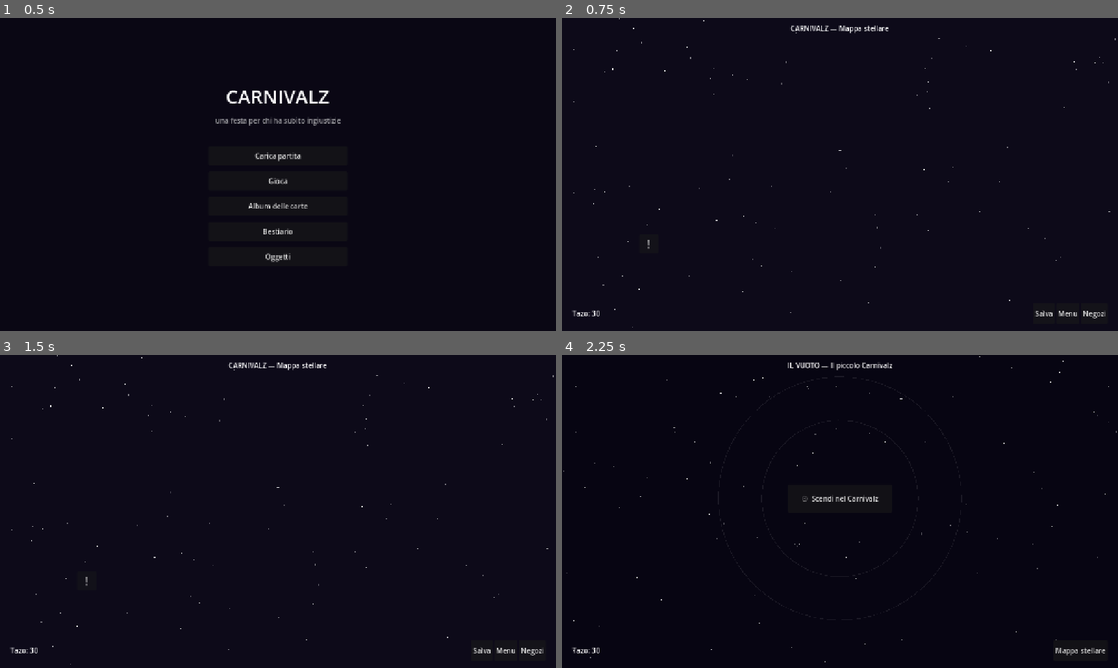
Above: before the commit, frames 1-4 (two rows, left to right).
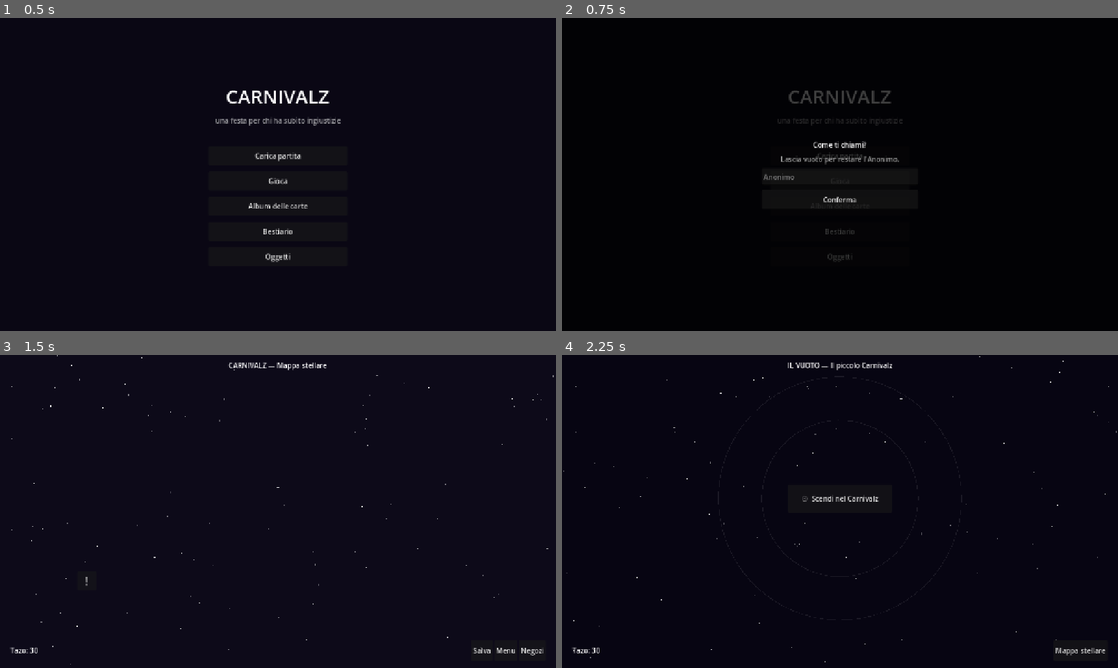
Above: after the commit, the same moments.

Repository: Rio-Chico-Devs/Carnivalz
Game: Godot game, scene res://scenes/Menu.tscn
Same seed, same stepped clock (60 frames per second), same inputs: the game is played once before the commit and once after it.
Inputs (mouse positions are in pixels of both pictures, inside the frame that each line leads up to):
- Up to frame 1 (0.5 s): no input
- Up to frame 2 (0.75 s): click "Gioca" at 0.5 s
- Up to frame 3 (1.5 s): click (278, 536) at 1.25 s, where only the run after the commit has a clickable "Conferma"
- Up to frame 4 (2.25 s): click "!" at 2 s

Frame 1 is identical in both runs. In frame 2, 1.4% of the frame differs, in the area x 1-100%, y 0-99%; in frame 3, less than 0.1%; in frame 4, less than 0.1%.

Commit message:
Nome scelto dal giocatore per il protagonista; riscrive il boss di Jerah
Il nodo "boss" ora apre con un monologo sul bisogno di approvazione e sullo
spettacolo negato, prima che Jerah si riveli davvero: "Sento che non sei
come gli altri... sei venuto ad ammirare la mia Jerah?!" seguito da
"Benvenuto, {nome}. Ammira Jerah! AMAMI!" — la battuta cita il nome del
protagonista scelto dal giocatore, non piu' sempre "Anonimo".

Per questo: nuova possibilita', al via di una nuova partita nel menu
principale, di scegliere un nome per il protagonista (schermata con
LineEdit, vuoto = resta "Anonimo"). Il nome si applica direttamente ai
dati in memoria (classi/personaggi dell'id protagonista) cosi' che ogni
punto che gia' legge quel nome lo veda senza casi speciali, e va nel
salvataggio. Main.gd risolve il segnaposto "{nome}" in qualunque messaggio
di sequenza (narrazione o dialogo), distinto dal "%s" gia' usato da
dialoghi.json per i nomi dei compagni.

Co-Authored-By: Claude Sonnet 5 <noreply@anthropic.com>
Claude-Session: https://claude.ai/code/session_01AE7uzpDH1Lo1PHb29aXJxZ

Diff:
--- a/data/events.json
+++ b/data/events.json
@@ -184,8 +184,9 @@
 		},
 		"boss": {
 			"sequenza": [
-				{ "tipo": "narrazione", "testo": "Al centro del ruedo, sotto una scritta di fuoco che sanguina luce — EL ÚLTIMO ESPECTÁCULO DE JERAH — la fonte ti aspetta, la muleta di ferro nero in pugno." },
-				{ "tipo": "dialogo", "chi": "jerah", "testo": "Benvenuto, Anonimo. Ti aspettavamo." },
+				{ "tipo": "narrazione", "testo": "Cosa spinge l'uomo a dare di più? Perché cerchiamo sempre l'approvazione di chi ci circonda? Forse tutta la vita è uno spettacolo... ma cosa succede se il protagonista viene privato del suo lieto fine? Le risate dei bambini si trasformano in delusione, gli sguardi vengono rivolti altrove... E tutto si perde sotto il sipario... Ma a volte... C'è tempo per un ultimo spettacolo, uno spettacolo... mai visto prima." },
+				{ "tipo": "dialogo", "chi": "jerah", "testo": "Sento... che non sei come gli altri... sei venuto... ad ammirare la mia Jerah?!" },
+				{ "tipo": "dialogo", "chi": "jerah", "testo": "Benvenuto, {nome}. Ammira Jerah! AMAMI!" },
 				{ "tipo": "narrazione", "testo": "Il deserto trattiene il fiato." }
 			],
 			"centro": "jerah",
--- a/scripts/GameState.gd
+++ b/scripts/GameState.gd
@@ -36,6 +36,8 @@
 var stati: Dictionary = {}                # id stato -> definizione generica (tipo, contagiosa, ...)
 var musica_ambiente: String = ""     # traccia della scena eventi corrente (frattura/campagna)
 var id_protagonista: String = ""
+var nome_protagonista: String = ""     # vuoto = usa il nome di default ("Anonimo")
+var nome_anonimo_default: String = ""  # catturato da classes.json al primo caricamento
 
 var classi_sbloccate: Array[String] = []  # roster: persiste tra le campagne
 var party: Array[String] = []             # scelto a inizio campagna
@@ -109,6 +111,19 @@
 	classi.clear()
 	for classe in dati.get("classi", []):
 		classi[classe["id"]] = classe
+	nome_anonimo_default = String(classi.get(id_protagonista, {}).get("nome", ""))
+
+func imposta_nome_protagonista(nome: String) -> void:
+	# il giocatore puo' scegliere un nome per il protagonista (altrimenti
+	# resta "Anonimo"); si applica direttamente ai dati in memoria cosi' che
+	# ogni punto che legge il nome (box dialoghi, ritratti, party) lo veda
+	# senza bisogno di un caso speciale
+	nome_protagonista = nome.strip_edges()
+	var nome_finale := nome_protagonista if nome_protagonista != "" else nome_anonimo_default
+	if classi.has(id_protagonista):
+		classi[id_protagonista]["nome"] = nome_finale
+	if personaggi.has(id_protagonista):
+		personaggi[id_protagonista]["nome"] = nome_finale
 
 func carica_personaggi() -> void:
 	personaggi.clear()
@@ -171,6 +186,7 @@
 	return dati if dati is Dictionary else {}
 
 func nuova_partita() -> void:
+	imposta_nome_protagonista("")  # si riparte da "Anonimo": si rinomina di nuovo, se si vuole
 	classi_sbloccate.clear()
 	party.clear()
 	livelli.clear()
@@ -459,6 +475,7 @@
 		"studiati": studiati,
 		"negozi_sbloccati": negozi_sbloccati,
 		"flags": flags,
+		"nome_protagonista": nome_protagonista,
 	}
 	var f := FileAccess.open(percorso, FileAccess.WRITE)
 	if f == null:
@@ -491,6 +508,7 @@
 	studiati = _lista_str(d.get("studiati", []))
 	negozi_sbloccati = _lista_str(d.get("negozi_sbloccati", []))
 	flags = _lista_str(d.get("flags", []))
+	imposta_nome_protagonista(String(d.get("nome_protagonista", "")))
 	# si riparte da uno stato "overworld" pulito: fuori da campagne e squarci
 	party.clear()
 	if id_protagonista != "":
--- a/scripts/Main.gd
+++ b/scripts/Main.gd
@@ -124,15 +124,24 @@
 			nome_parlante.visible = true
 			var chi := String(msg.get("chi", GameState.id_protagonista))
 			aggiorna_nome_parlante(chi)
-			narratore.text = String(msg.get("testo", ""))
+			narratore.text = sostituisci_nome(String(msg.get("testo", "")))
 			if msg.has("espr"):
 				aggiorna_espressione_centro(chi, String(msg["espr"]))
 		"notifica":
 			nome_parlante.visible = false
-			narratore.text = "[center][b]%s[/b][/center]" % String(msg.get("testo", ""))
+			narratore.text = "[center][b]%s[/b][/center]" % sostituisci_nome(String(msg.get("testo", "")))
 		_:
 			nome_parlante.visible = false
-			narratore.text = "[i]%s[/i]" % String(msg.get("testo", ""))
+			narratore.text = "[i]%s[/i]" % sostituisci_nome(String(msg.get("testo", "")))
+
+func sostituisci_nome(testo: String) -> String:
+	# permette a narrazione/dialogo di citare il nome scelto dal giocatore
+	# per il protagonista, es. "Benvenuto, {nome}." (distinto dal "%s" di
+	# dialoghi.json, gia' risolto altrove per i nomi dei compagni)
+	if testo.find("{nome}") == -1:
+		return testo
+	var nome := String(GameState.personaggi.get(GameState.id_protagonista, {}).get("nome", "Anonimo"))
+	return testo.replace("{nome}", nome)
 
 func mostra_continua() -> void:
 	for figlio in contenitore_scelte.get_children():
--- a/scripts/Menu.gd
+++ b/scripts/Menu.gd
@@ -50,10 +50,49 @@
 	carica_partita.custom_minimum_size = Vector2(0, 44)
 	carica_partita.pressed.connect(_su_carica_partita)
 	colonna.add_child(carica_partita)
-	_voce(colonna, "Nuova partita" if GameState.ha_salvataggio() else "Gioca", SCENA_MAPPA, true)
+	var nuova_bottone := Button.new()
+	nuova_bottone.text = "Nuova partita" if GameState.ha_salvataggio() else "Gioca"
+	nuova_bottone.custom_minimum_size = Vector2(0, 44)
+	nuova_bottone.pressed.connect(_su_nuova_partita)
+	colonna.add_child(nuova_bottone)
 	_voce(colonna, "Album delle carte", SCENA_ALBUM)
 	_voce(colonna, "Bestiario", SCENA_BESTIARIO)
 	_voce(colonna, "Oggetti", SCENA_COMPENDIO)
+
+func _su_nuova_partita() -> void:
+	GameState.nuova_partita()
+	var overlay := ColorRect.new()
+	overlay.color = Color(0, 0, 0, 0.75)
+	overlay.set_anchors_and_offsets_preset(Control.PRESET_FULL_RECT)
+	add_child(overlay)
+	var centro := CenterContainer.new()
+	centro.set_anchors_and_offsets_preset(Control.PRESET_FULL_RECT)
+	overlay.add_child(centro)
+	var colonna := VBoxContainer.new()
+	colonna.add_theme_constant_override("separation", 10)
+	colonna.custom_minimum_size = Vector2(360, 0)
+	centro.add_child(colonna)
+	var titolo := Label.new()
+	titolo.text = "Come ti chiami?"
+	titolo.horizontal_alignment = HORIZONTAL_ALIGNMENT_CENTER
+	colonna.add_child(titolo)
+	var sottotitolo := Label.new()
+	sottotitolo.text = "Lascia vuoto per restare l'Anonimo."
+	sottotitolo.horizontal_alignment = HORIZONTAL_ALIGNMENT_CENTER
+	sottotitolo.modulate = Color(1, 1, 1, 0.6)
+	colonna.add_child(sottotitolo)
+	var campo := LineEdit.new()
+	campo.placeholder_text = "Anonimo"
+	campo.custom_minimum_size = Vector2(0, 40)
+	colonna.add_child(campo)
+	var conferma := Button.new()
+	conferma.text = "Conferma"
+	conferma.custom_minimum_size = Vector2(0, 44)
+	conferma.pressed.connect(func() -> void:
+		GameState.imposta_nome_protagonista(campo.text)
+		get_tree().change_scene_to_file(SCENA_MAPPA))
+	colonna.add_child(conferma)
+	campo.text_submitted.connect(func(_testo: String) -> void: conferma.pressed.emit())
 
 func _su_carica_partita() -> void:
 	var overlay := ColorRect.new()
@@ -89,13 +128,11 @@
 	GameState.carica_slot(slot)
 	get_tree().change_scene_to_file(SCENA_MAPPA)
 
-func _voce(colonna: VBoxContainer, testo: String, scena: String, nuova: bool = false) -> void:
+func _voce(colonna: VBoxContainer, testo: String, scena: String) -> void:
 	var bottone := Button.new()
 	bottone.text = testo
 	bottone.custom_minimum_size = Vector2(0, 44)
 	bottone.pressed.connect(func() -> void:
-		if nuova:
-			GameState.nuova_partita()  # ricomincia da zero (l'autosave sulla mappa aggiorna il file)
 		get_tree().change_scene_to_file(scena))
 	colonna.add_child(bottone)
 
Not shown, changed: README.md
